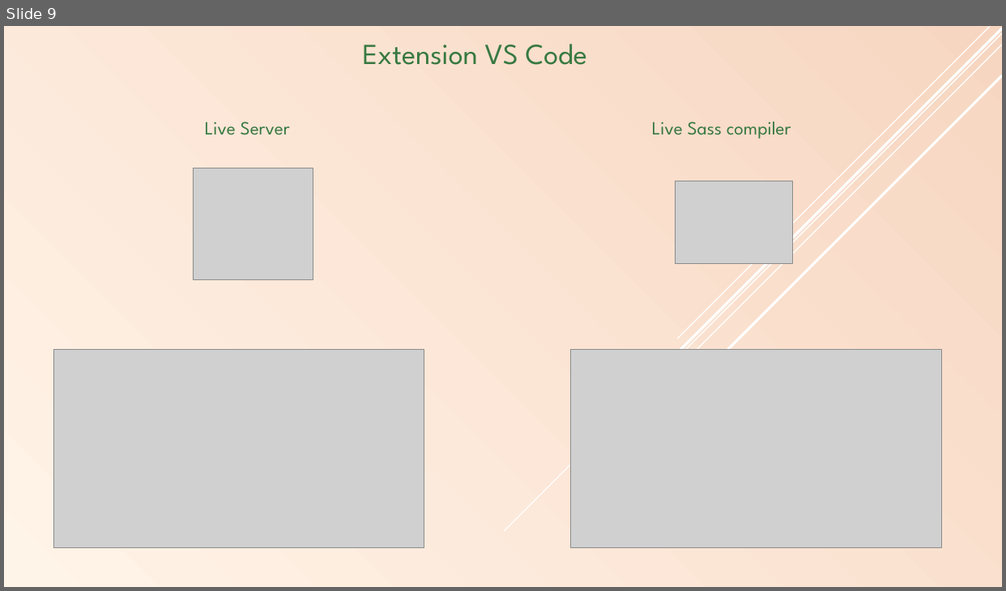
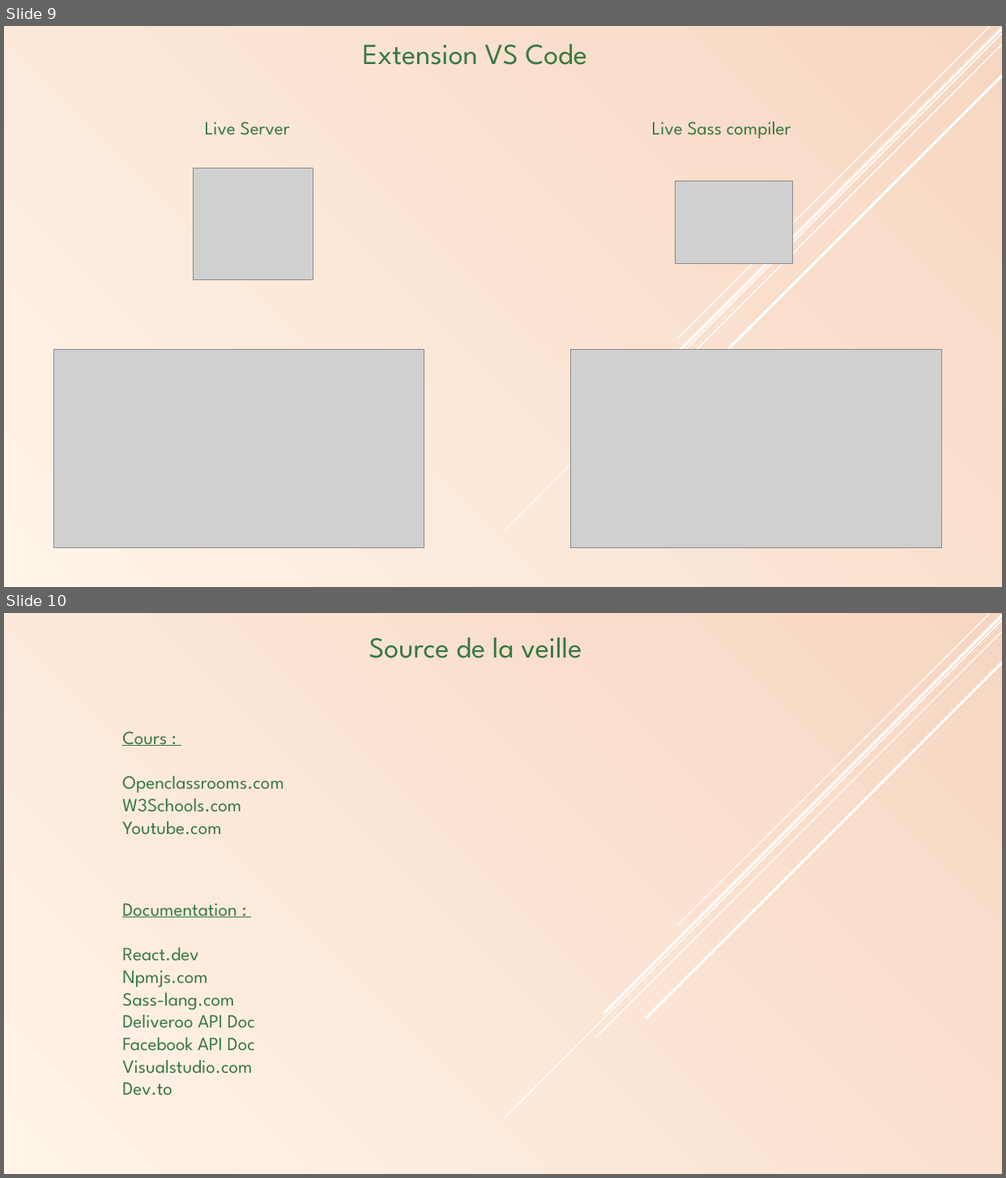
Before and after one commit to JordanKlashi/Projet-7, a slide deck: powerpoint/Présentation de la veille.pptx. Shown one above the other, each under a label of ours: slide 9 before the commit, slides 9 and 10 after it. The pictures are 1006x591 and 1006x1178 pixels, drawn with LibreOffice and Linux fonts; fonts in the diff are those of the drawing; grey boxes stand for pictures. Boxes give left, top, right and bottom in pixels: in the first picture for what was removed or moved away, otherwise in the second. Text is boxed around its words. In the diff, an @@ line names an element or a change of style, - is before the commit and + after.

Commit message:
push
push

```diff
--- a/powerpoint/Présentation de la veille.pptx
+++ b/powerpoint/Présentation de la veille.pptx
@@ slide 10 added at <box>4,613,1002,1174</box>, background gradient #FFF4E8 to #F7D6C1 to #C04D00; not listed: 5 template elements that a slide beside it also shows @@
@@ text added at <box>369,637,582,658</box>, 28 pt, text #387941 @@
+Source de la veille
@@ text added at <box>122,731,283,835</box>, 18 pt, text #387941 @@
+Cours :
+Openclassrooms.com
+W3Schools.com
+Youtube.com
@@ text added at <box>122,903,255,1096</box>, 18 pt, text #387941 @@
+Documentation :
+React.dev
+Npmjs.com
+Sass-lang.com
+Deliveroo API Doc
+Facebook API Doc
+Visualstudio.com
+Dev.to
```
